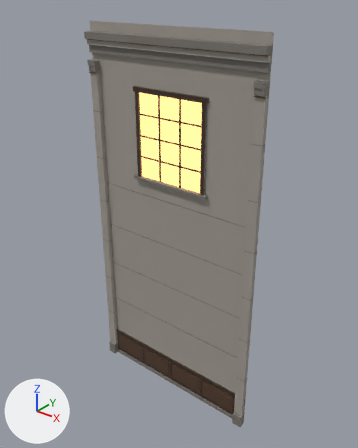
An edit to the glTF model public/assets/models/m9/tr_bay.glb, drawn before and after from the same camera.
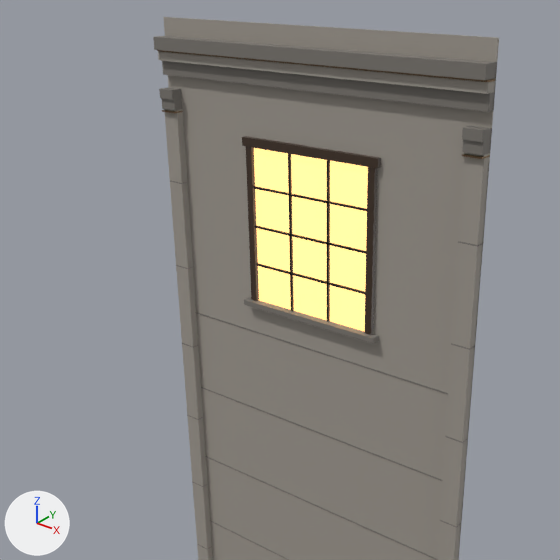
Old and new are each drawn whole from a camera (50 mm lens) standing at (11.64, -14.05, 17.3) and looking at (0.2, 0.25, 8.43) and again close up on the part from 0% to 86% of the width and 2% to 71% of the height. Arrows for +X, +Y and +Z are at lower left; the lights stay in place. The first two pictures are the older version. Vertices at exactly the same position are counted once.

Objects in the first close-up: 'tr_bay'.
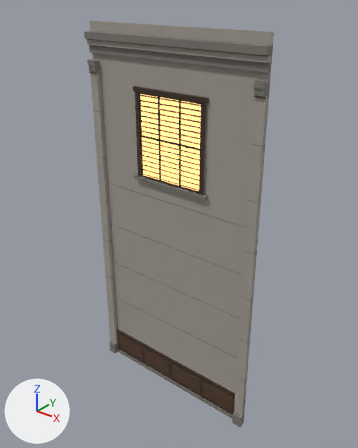
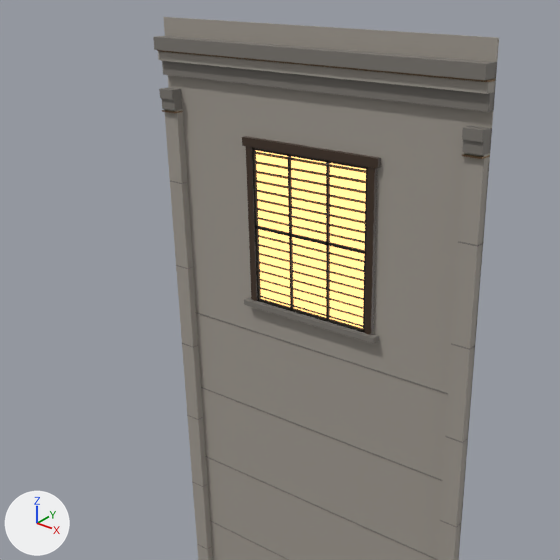
Commit message: M16 训练场：高窗铁窗棂方格 → 采光井格栅（铁内框 + 竖梃 + 17 条 40° 斜百叶 + 中腰横档），tr_bay 3156 三角（烘焙件，不 meshopt）

Patch to the scene script:
```diff
--- a/public/assets/models/m9/tr_bay.glb.py
+++ b/public/assets/models/m9/tr_bay.glb.py
@@ me_cube @@
 # used by ob_tr_bay; location = (0.0, -0.01, 8.7)
-me_cube.from_pydata(...)  # 1576 vertices, 2940 faces; spans x -4.0..4.0, y -0.3..0.0, z -8.7..7.3
+me_cube.from_pydata(...)  # 1716 vertices, 3156 faces; spans x -4.0..4.0, y -0.3..0.0, z -8.7..7.3
+# me_cube part 1: a new loose piece, a box spanning x -1.5..1.5, y -0.08..-0.01, z 4.84..4.9, in mat_m1_iron (dark grey #3f3c38)
+# me_cube part 2: the loose piece of 8 vertices spanning x -1.5..1.5, y -0.1..0.0, z 2.3..2.4 is copied, and the copy is moved by (0.0, 0.0, -0.7); it spans x -1.5..1.5, y -0.1..0.0, z 1.6..1.7
+# me_cube part 3: the loose piece of 8 vertices spanning x -1.5..1.5, y -0.1..0.0, z 2.3..2.4 is copied, and the copy is moved by (0.0, 0.0, -0.5); it spans x -1.5..1.5, y -0.1..0.0, z 1.8..1.9
+# me_cube part 4: the loose piece of 8 vertices spanning x -1.5..1.5, y -0.1..0.0, z 2.3..2.4 is copied, and the copy is moved by (0.0, 0.0, -0.3); it spans x -1.5..1.5, y -0.1..0.0, z 2.0..2.1
+# me_cube part 5: the loose piece of 8 vertices spanning x -1.5..1.5, y -0.1..0.0, z 2.3..2.4 is copied, and the copy is moved by (0.0, 0.0, 0.3); it spans x -1.5..1.5, y -0.1..0.0, z 2.6
+# me_cube part 6: the loose piece of 8 vertices spanning x -1.5..1.5, y -0.1..0.0, z 3.2 is copied, and the copy is moved by (0.0, 0.0, -0.4); it spans x -1.5..1.5, y -0.1..0.0, z 2.8
+# me_cube part 7: the loose piece of 8 vertices spanning x -1.5..1.5, y -0.1..0.0, z 3.2 is copied, and the copy is moved by (0.0, 0.0, -0.2); it spans x -1.5..1.5, y -0.1..0.0, z 3.0
+# me_cube part 8: the loose piece of 8 vertices spanning x -1.5..1.5, y -0.1..0.0, z 3.2 is copied, and the copy is moved by (0.0, 0.0, 0.2); it spans x -1.5..1.5, y -0.1..0.0, z 3.4
+# me_cube part 9: the loose piece of 8 vertices spanning x -1.5..1.5, y -0.1..0.0, z 3.2 is copied, and the copy is moved by (0.0, 0.0, 0.4); it spans x -1.5..1.5, y -0.1..0.0, z 3.6
+# me_cube part 10: the loose piece of 8 vertices spanning x -1.5..1.5, y -0.1..0.0, z 4.0..4.1 is copied, and the copy is moved by (0.0, 0.0, -0.3); it spans x -1.5..1.5, y -0.1..0.0, z 3.8
+# me_cube part 11: the loose piece of 8 vertices spanning x -1.5..1.5, y -0.1..0.0, z 4.0..4.1 is copied, and the copy is moved by (0.0, 0.0, 0.3); it spans x -1.5..1.5, y -0.1..0.0, z 4.3..4.4
+# me_cube part 12: the loose piece of 8 vertices spanning x -1.5..1.5, y -0.1..0.0, z 4.0..4.1 is copied, and the copy is moved by (0.0, 0.0, 0.5); it spans x -1.5..1.5, y -0.1..0.0, z 4.5..4.6
+# me_cube part 13: the loose piece of 8 vertices spanning x -1.5..1.5, y -0.1..0.0, z 4.0..4.1 is copied, and the copy is moved by (0.0, 0.0, 0.7); it spans x -1.5..1.5, y -0.1..0.0, z 4.7..4.8
+# me_cube part 14: a new loose piece of 20 vertices spanning x -1.5..1.5, y -0.1..0.0, z 1.5..4.9, in mat_m1_iron (dark grey #3f3c38)
+# me_cube part 15
+# 4 vertices are removed from x -1.5..1.5, y -0.1..0.0, z 2.3..4.1
+# 22 faces are deleted
+# 8 vertices move within x -1.5..1.5, y -0.1..0.0, z 2.3..4.1
+# 20 vertices are added at x -1.5..1.5, y -0.1..0.0, z 2.2..4.2
+# 46 new faces join them, mat_m1_iron (dark grey #3f3c38)
 me_cube.materials.append(mat_m1_stone)
```

Boxes [x1, y1, x2, y2] around the edits, measured in the close-ups (560 x 560 px):
part 1 of me_cube, added: after [252, 147, 368, 169]
part 2 of me_cube, added: after [258, 295, 363, 327]
part 3 of me_cube, added: after [259, 287, 363, 318]
part 4 of me_cube, added: after [258, 278, 364, 309]
part 5 of me_cube, added: after [257, 252, 364, 281]
part 6 of me_cube, added: after [257, 244, 365, 272]
part 7 of me_cube, added: after [257, 235, 365, 262]
part 8 of me_cube, added: after [256, 217, 365, 243]
part 9 of me_cube, added: after [256, 208, 365, 234]
part 10 of me_cube, added: after [255, 198, 365, 224]
part 11 of me_cube, added: after [254, 170, 366, 194]
part 12 of me_cube, added: after [254, 161, 366, 183]
part 13 of me_cube, added: after [253, 151, 366, 173]
part 14 of me_cube, added: after [252, 148, 368, 333]
part 15 of me_cube, reshaped: before [254, 186, 367, 294]; after [255, 180, 366, 300]
